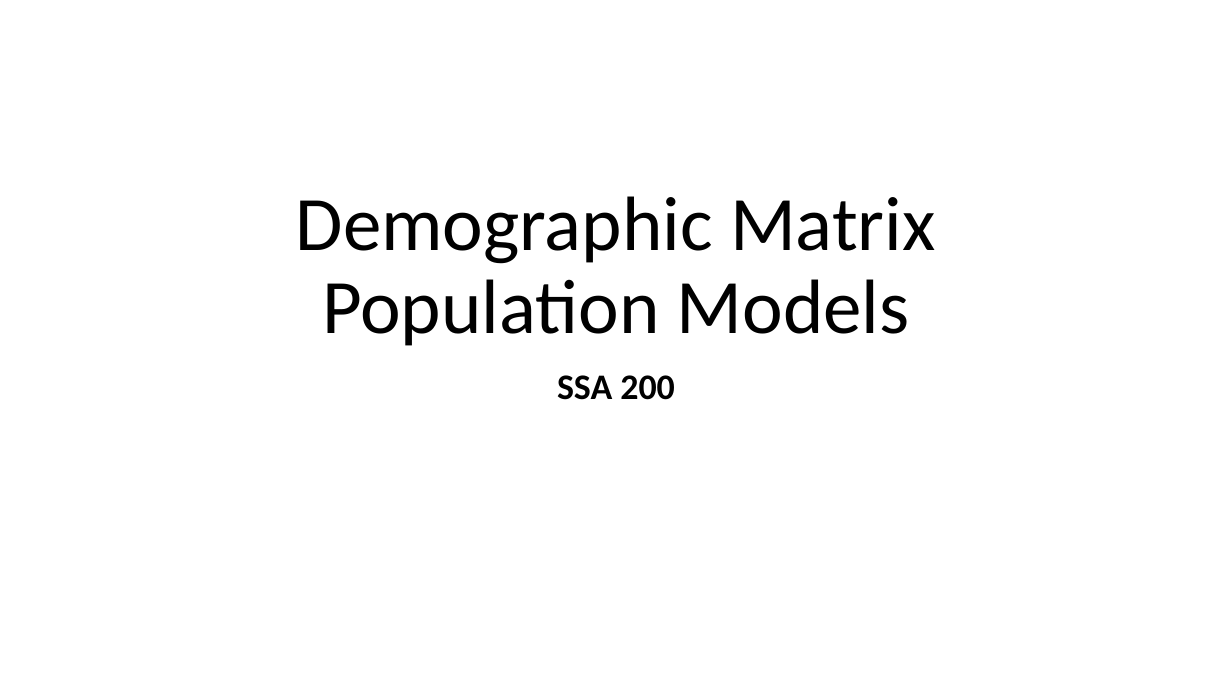
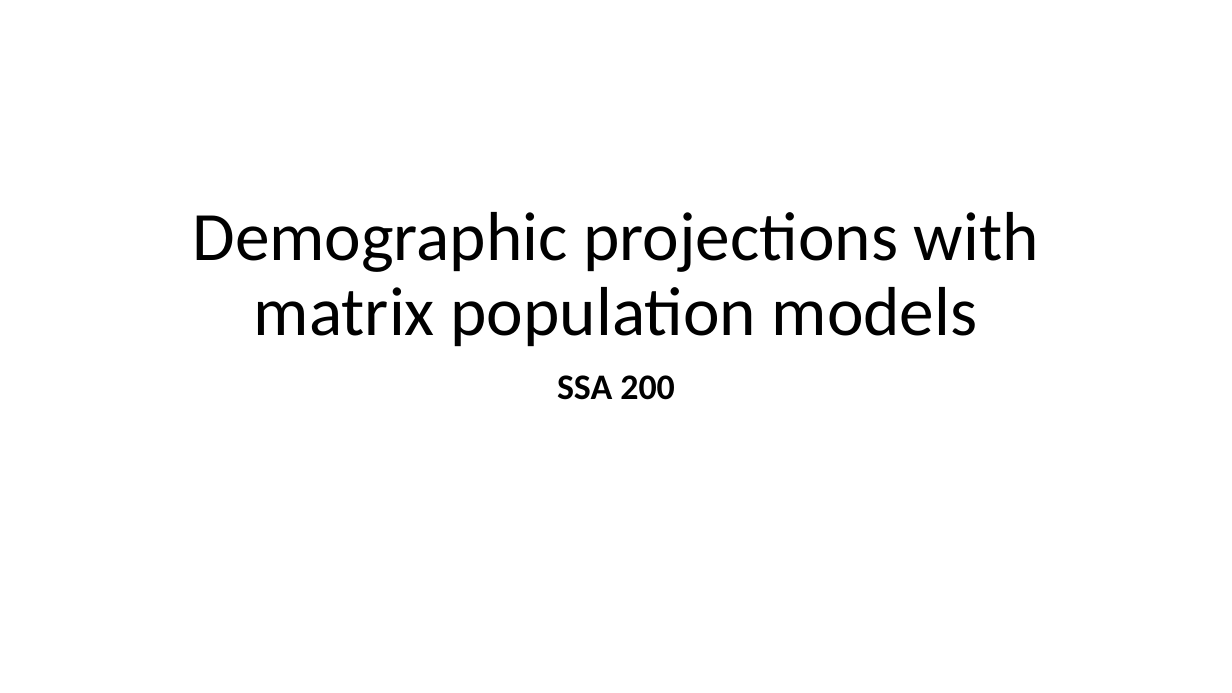
Before and after one commit to annamtucker/ssa-200, a slide deck: slide 1 of static/lectures/SSA_MatrixDemPVA.pptx. Drawn at 1232x693 pixels with LibreOffice and Linux fonts; fonts in the diff are those of the drawing; background and template pictures are left out. Boxes give left, top, right and bottom in pixels: in the first picture for what was removed or moved away, otherwise in the second. Text is boxed around its words. In the diff, an @@ line names an element or a change of style, - is before the commit and + after.

```diff
--- a/static/lectures/SSA_MatrixDemPVA.pptx
+++ b/static/lectures/SSA_MatrixDemPVA.pptx
@@ title at <box>192,212,1039,347</box>: text changed; size 60 to 54 pt @@
-Demographic Matrix Population Models
+Demographic projections with matrix population models
```
Also in this commit, not shown: 16 other slides changed, 37 slides added, 22 slides removed, 15 other files.
